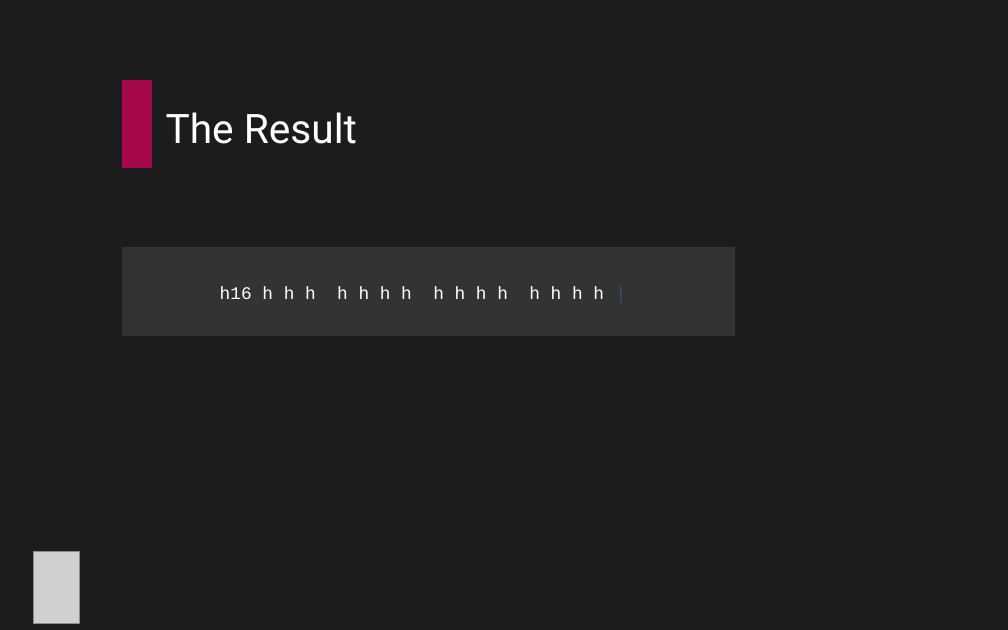
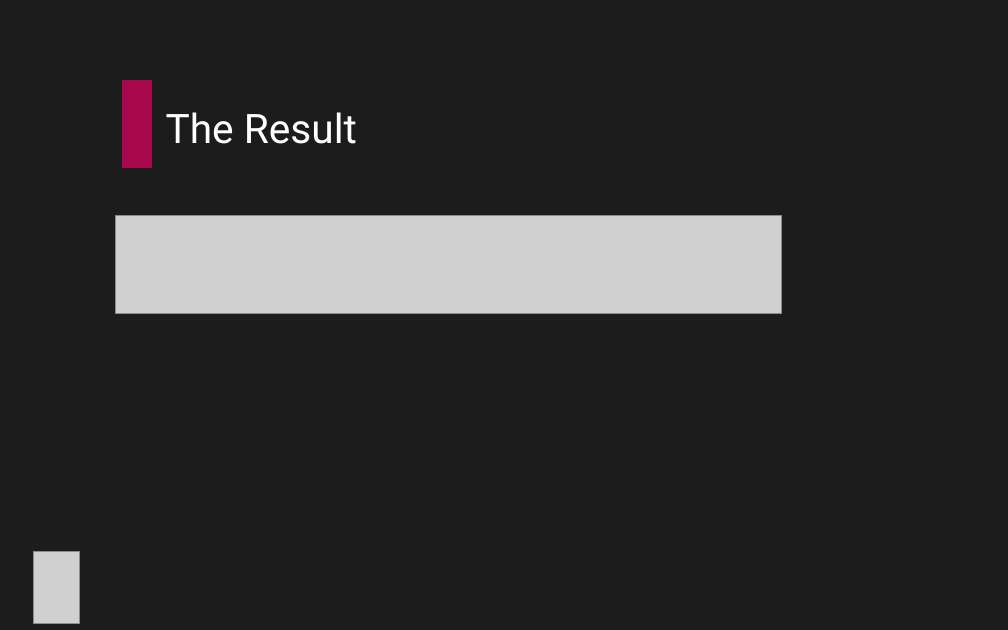
Before and after one commit to werckme/werckmeister-online, a slide deck: slide 5 of assets/impress/features/conduction_rules.odp. Drawn at 1008x630 pixels with LibreOffice and Linux fonts; fonts in the diff are those of the drawing; grey boxes stand for pictures. Boxes give left, top, right and bottom in pixels: in the first picture for what was removed or moved away, otherwise in the second. Text is boxed around its words. In the diff, an @@ line names an element or a change of style, - is before the commit and + after.

```diff
--- a/assets/impress/features/conduction_rules.odp
+++ b/assets/impress/features/conduction_rules.odp
@@ picture added at <box>115,216,782,313</box> @@
@@ rectangle removed at <box>123,248,735,336</box> @@
-h16 h h h h h h h h h h h h h h h |
```
Also in this commit, not shown: 1 other slide changed, 2 other files.
